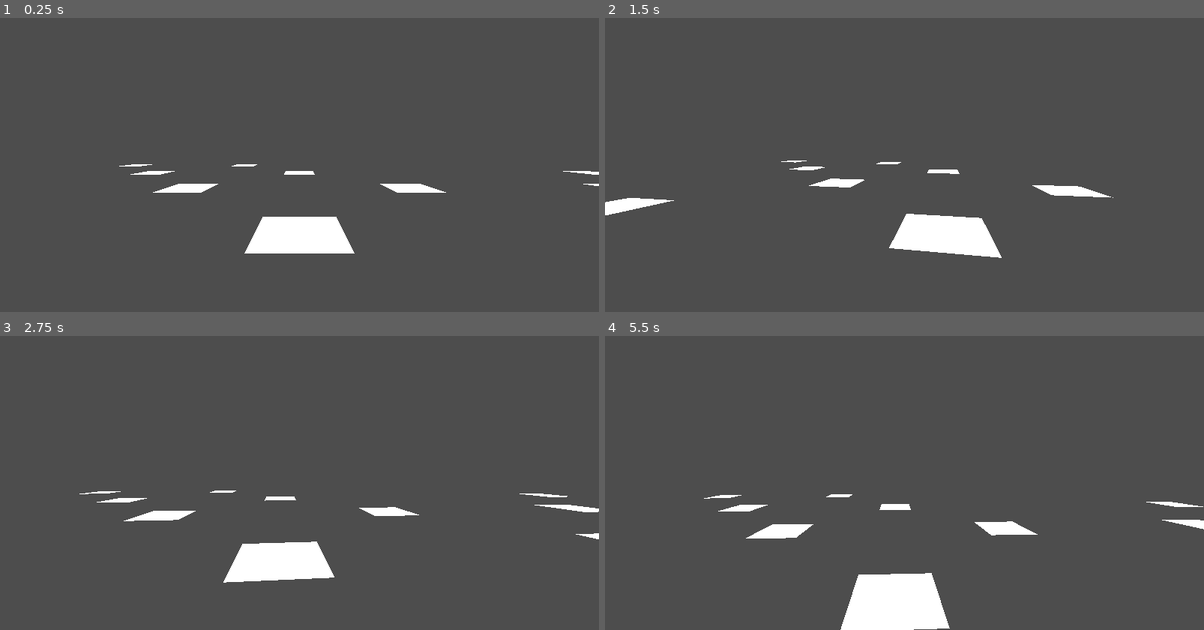
Above: before the commit, frames 1-4 (two rows, left to right).
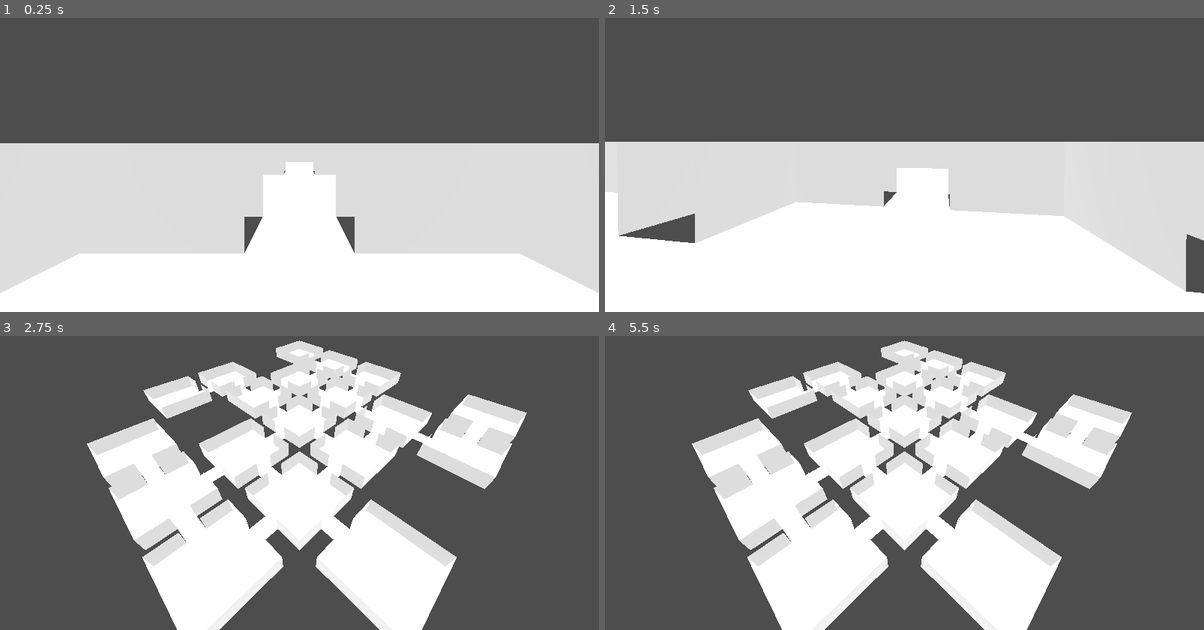
Above: after the commit, the same moments.

Repository: The-Game-Shelf-Studios/TGS-Pirate-Jam-2025
Game: Godot game, scene res://Scenes/Levels/procedural_test.tscn
Two runs of this game, one before a commit and one after it. Both use one fixed random seed, a clock stepped at 60 frames per second and the inputs below. Before the commit the project has no main scene; this scene is started directly in both runs.
Inputs (mouse positions are in pixels of both pictures, inside the frame that each line leads up to):
- Up to frame 1 (0.25 s): no input
- Up to frame 2 (1.5 s): tap Enter (ui_accept) at 0.5, 0.77 s; move the mouse to (934, 141) at 0.52 s; hold W (forward, bound only after the commit) from 0.53 s (still down); click (934, 141) at 0.6 s; move the mouse to (874, 144) at 1.27 s; click (874, 144) at 1.35 s
- Up to frame 3 (2.75 s): keep holding W (forward, bound only after the commit); tap Enter (ui_accept) at 1.52 s; move the mouse to (311, 456) at 2.02 s; click (311, 456) at 2.1 s
- Up to frame 4 (5.5 s): keep holding W (forward, bound only after the commit); tap Enter (ui_accept) at 2.75, 3.02, 3.77, 4.52, 5 s; move the mouse to (898, 468) at 2.77 s; click (898, 468) at 2.85 s; move the mouse to (946, 465) at 3.52 s; click (946, 465) at 3.6 s; move the mouse to (856, 456) at 4.27 s; click (856, 456) at 4.35 s; move the mouse to (910, 462) at 5.02 s; click (910, 462) at 5.1 s

The runs differ from the first frame. In frame 1, 55% of the frame differs, in the area x 0-100%, y 42-100%; in frame 2, 55%; in frame 3, 37%; in frame 4, 40%.

Commit message:
fix something

Diff:
--- a/Scripts/5x5_procedural_map.gd
+++ b/Scripts/5x5_procedural_map.gd
@@ -123,49 +123,49 @@
 			match node_groups:
 
 				[&"North"]:
-					mesh_instance.mesh = load("res://procedural_map_assets/room_north.res")
+					mesh_instance.mesh = load("res://Assets/procedural_map_assets/room_north.res")
 
 				[&"North",&"East"]:
-					mesh_instance.mesh = load("res://procedural_map_assets/room_east_north.res")
+					mesh_instance.mesh = load("res://Assets/procedural_map_assets/room_east_north.res")
 
 				[&"North",&"West"]:
-					mesh_instance.mesh = load("res://procedural_map_assets/room_north_west.res")
+					mesh_instance.mesh = load("res://Assets/procedural_map_assets/room_north_west.res")
 
 				[&"North",&"South"]:
-					mesh_instance.mesh = load("res://procedural_map_assets/room_north_south.res")
+					mesh_instance.mesh = load("res://Assets/procedural_map_assets/room_north_south.res")
 
 				[&"North",&"South",&"East"]:
-					mesh_instance.mesh = load("res://procedural_map_assets/room_north_south_east.res")
+					mesh_instance.mesh = load("res://Assets/procedural_map_assets/room_north_south_east.res")
 
 				[&"North",&"South",&"West"]:
-					mesh_instance.mesh = load("res://procedural_map_assets/room_north_south_west.res")
+					mesh_instance.mesh = load("res://Assets/procedural_map_assets/room_north_south_west.res")
 
 				[&"North",&"East",&"West"]:
-					mesh_instance.mesh = load("res://procedural_map_assets/room_east_west_north.res")
+					mesh_instance.mesh = load("res://Assets/procedural_map_assets/room_east_west_north.res")
 
 				[&"South"]:
-					mesh_instance.mesh = load("res://procedural_map_assets/room_south.res")
+					mesh_instance.mesh = load("res://Assets/procedural_map_assets/room_south.res")
 
 				[&"South",&"West"]:
-					mesh_instance.mesh = load("res://procedural_map_assets/room_south_west.res")
+					mesh_instance.mesh = load("res://Assets/procedural_map_assets/room_south_west.res")
 
 				[&"South",&"East"]:
-					mesh_instance.mesh = load("res://procedural_map_assets/room_east_south.res")
+					mesh_instance.mesh = load("res://Assets/procedural_map_assets/room_east_south.res")
 
 				[&"South",&"East",&"West"]:
-					mesh_instance.mesh = load("res://procedural_map_assets/room_east_west_south.res")
+					mesh_instance.mesh = load("res://Assets/procedural_map_assets/room_east_west_south.res")
 
 				[&"East",&"West"]:
-					mesh_instance.mesh = load("res://procedural_map_assets/room_east_west.res")
+					mesh_instance.mesh = load("res://Assets/procedural_map_assets/room_east_west.res")
 
 				[&"East"]:
-					mesh_instance.mesh = load("res://procedural_map_assets/room_east.res")
+					mesh_instance.mesh = load("res://Assets/procedural_map_assets/room_east.res")
 
 				[&"West"]:
-					mesh_instance.mesh = load("res://procedural_map_assets/room_west.res")
+					mesh_instance.mesh = load("res://Assets/procedural_map_assets/room_west.res")
 
 				[&"North",&"South",&"East",&"West"]:
-					mesh_instance.mesh = load("res://procedural_map_assets/room_all.res")
+					mesh_instance.mesh = load("res://Assets/procedural_map_assets/room_all.res")
 				_:
 					continue
 
--- a/project.godot
+++ b/project.godot
@@ -11,5 +11,34 @@
 [application]
 
 config/name="Pirate Jam 2025"
+run/main_scene="res://Scenes/Levels/main.tscn"
 config/features=PackedStringArray("4.3", "Forward Plus")
 config/icon="res://icon.svg"
+
+[input]
+
+forward={
+"deadzone": 0.5,
+"events": [Object(InputEventKey,"resource_local_to_scene":false,"resource_name":"","device":-1,"window_id":0,"alt_pressed":false,"shift_pressed":false,"ctrl_pressed":false,"meta_pressed":false,"pressed":false,"keycode":0,"physical_keycode":87,"key_label":0,"unicode":119,"location":0,"echo":false,"script":null)
+]
+}
+backward={
+"deadzone": 0.5,
+"events": [Object(InputEventKey,"resource_local_to_scene":false,"resource_name":"","device":-1,"window_id":0,"alt_pressed":false,"shift_pressed":false,"ctrl_pressed":false,"meta_pressed":false,"pressed":false,"keycode":0,"physical_keycode":83,"key_label":0,"unicode":115,"location":0,"echo":false,"script":null)
+]
+}
+left={
+"deadzone": 0.5,
+"events": [Object(InputEventKey,"resource_local_to_scene":false,"resource_name":"","device":-1,"window_id":0,"alt_pressed":false,"shift_pressed":false,"ctrl_pressed":false,"meta_pressed":false,"pressed":false,"keycode":0,"physical_keycode":65,"key_label":0,"unicode":97,"location":0,"echo":false,"script":null)
+]
+}
+right={
+"deadzone": 0.5,
+"events": [Object(InputEventKey,"resource_local_to_scene":false,"resource_name":"","device":-1,"window_id":0,"alt_pressed":false,"shift_pressed":false,"ctrl_pressed":false,"meta_pressed":false,"pressed":false,"keycode":0,"physical_keycode":68,"key_label":0,"unicode":100,"location":0,"echo":false,"script":null)
+]
+}
+left_mb={
+"deadzone": 0.5,
+"events": [Object(InputEventMouseButton,"resource_local_to_scene":false,"resource_name":"","device":-1,"window_id":0,"alt_pressed":false,"shift_pressed":false,"ctrl_pressed":false,"meta_pressed":false,"button_mask":1,"position":Vector2(63, 11),"global_position":Vector2(72, 57),"factor":1.0,"button_index":1,"canceled":false,"pressed":true,"double_click":true,"script":null)
+]
+}
